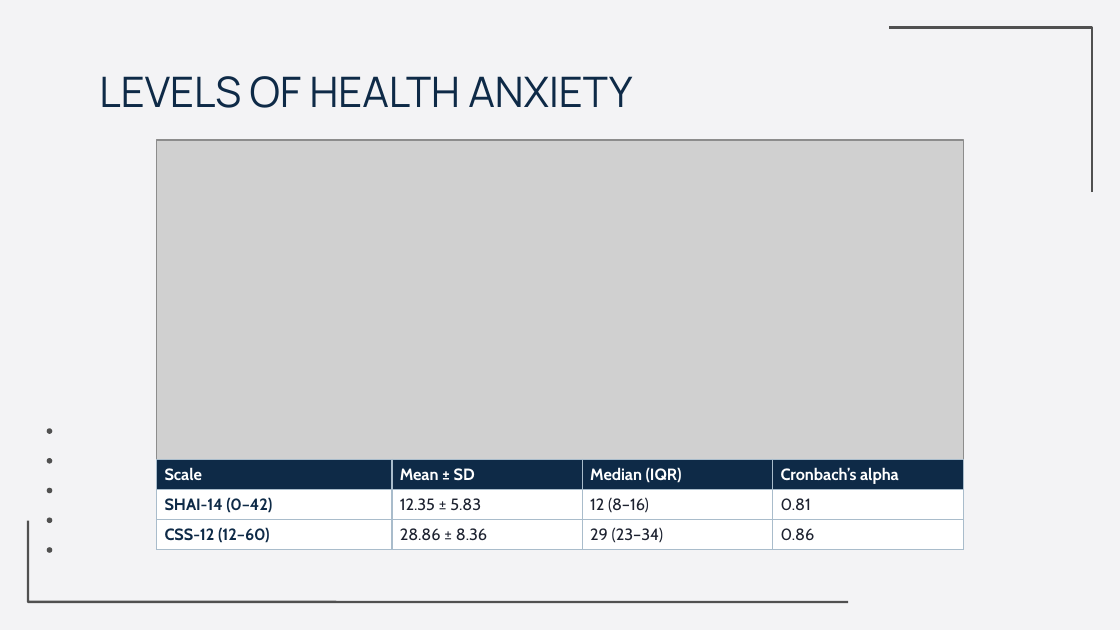
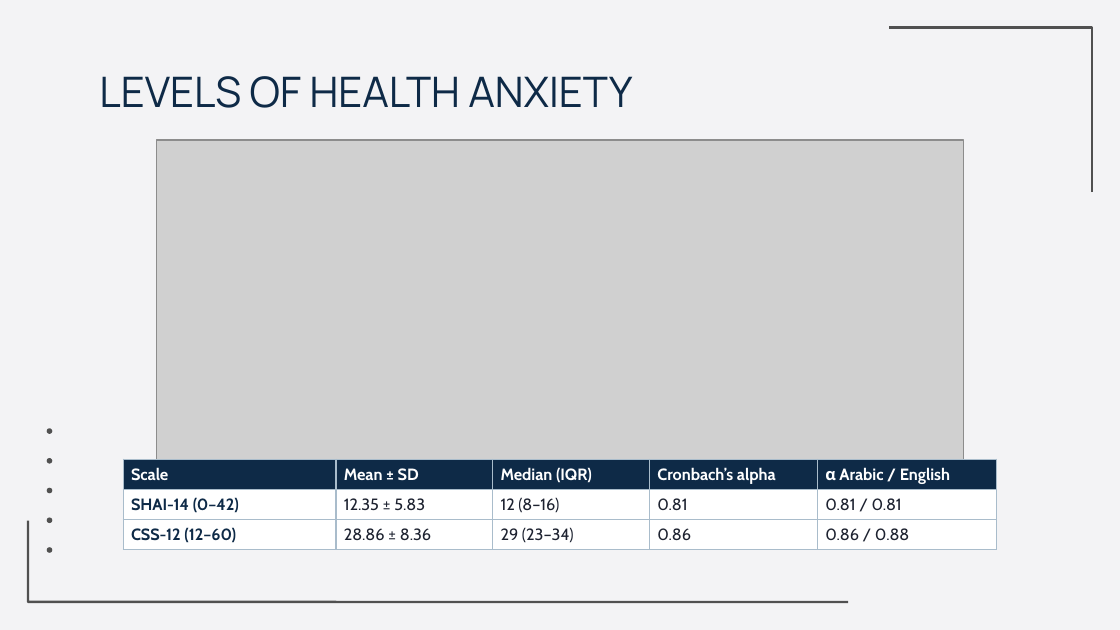
Before and after one commit to Yaseen279/History-Exam, a slide deck: slide 15 of research/output/study/slides/Defence_Final.pptx. Drawn at 1120x630 pixels with LibreOffice and Linux fonts; fonts in the diff are those of the drawing; grey boxes stand for pictures; background and template pictures are left out. Boxes give left, top, right and bottom in pixels: in the first picture for what was removed or moved away, otherwise in the second. Text is boxed around its words. In the diff, an @@ line names an element or a change of style, - is before the commit and + after.

```diff
--- a/research/output/study/slides/Defence_Final.pptx
+++ b/research/output/study/slides/Defence_Final.pptx
@@ table at bbox=[123, 459, 997, 550] @@
+column 5: α Arabic / English | 0.81 / 0.81 | 0.86 / 0.88
@@ table: place and size @@
-table at bbox=[157, 459, 963, 550]
+table at bbox=[123, 459, 997, 550]
```
Also in this commit, not shown: 1 other slide changed, 1 other file.
